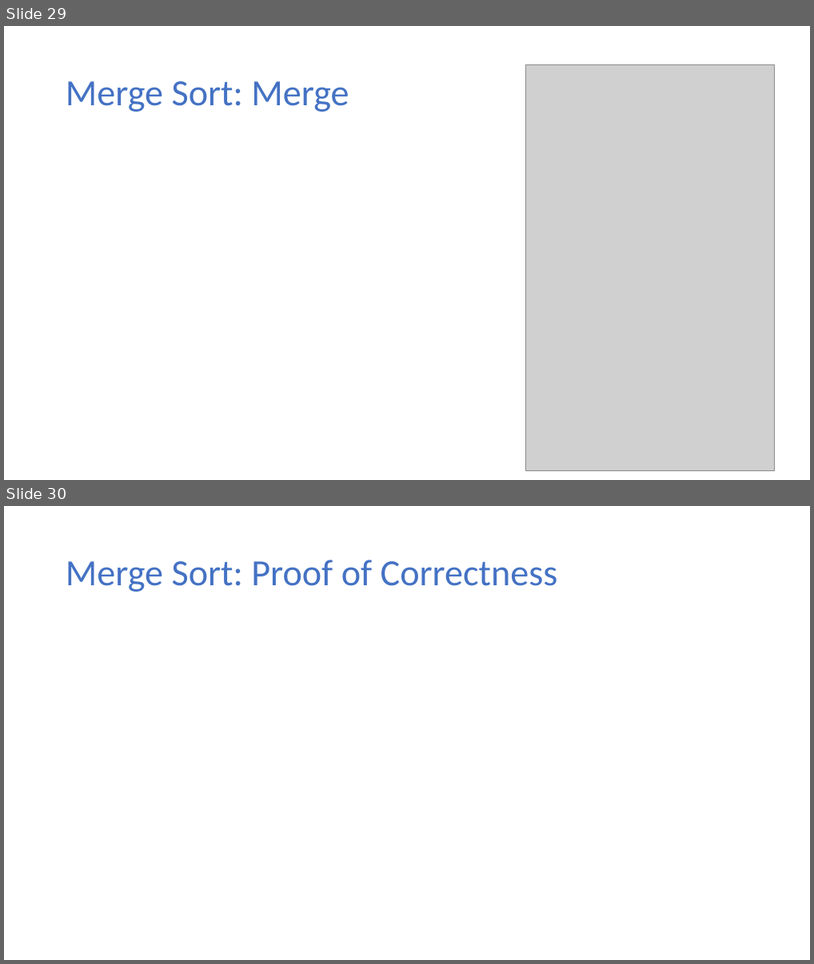
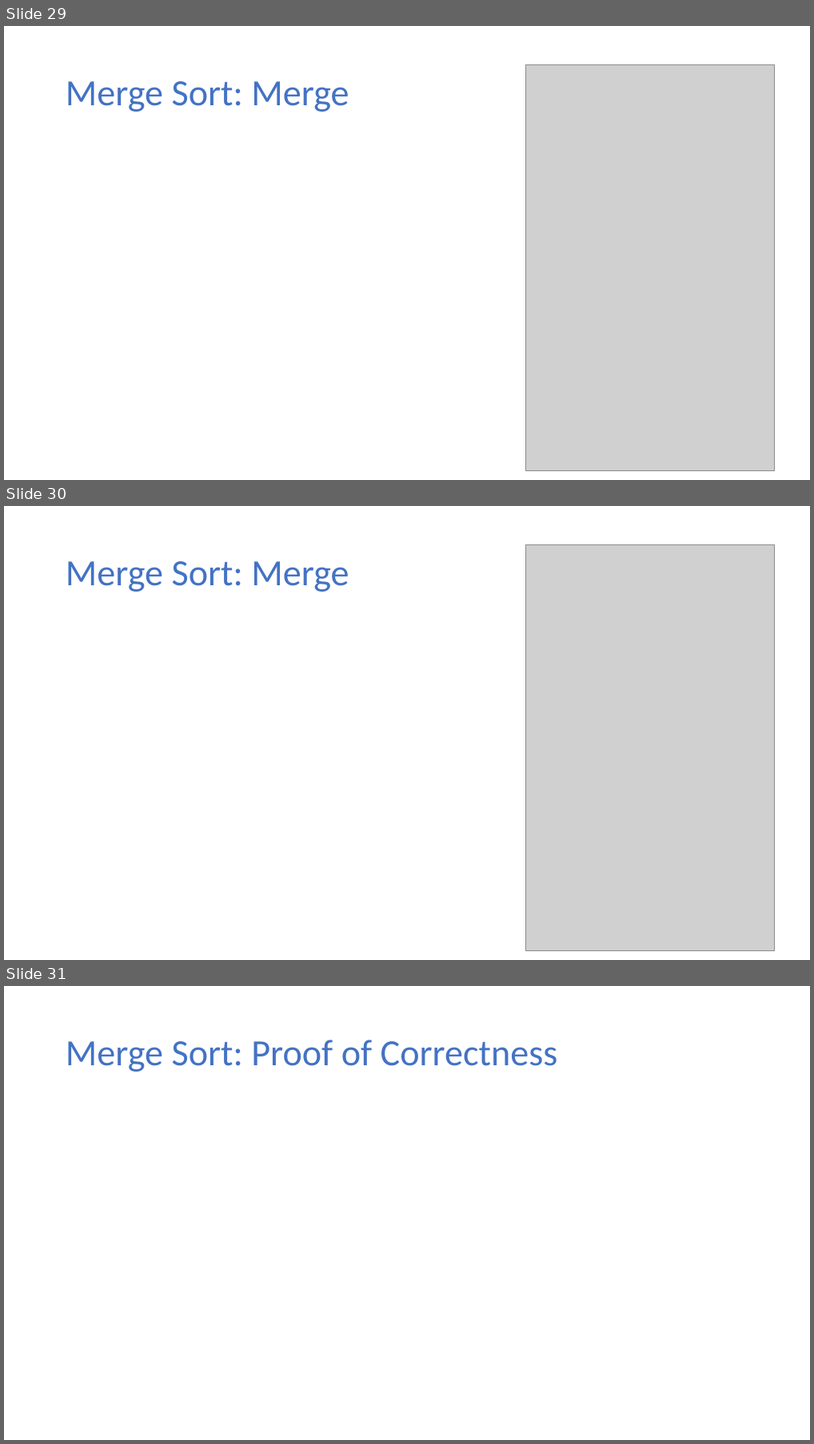
Before and after one commit to ekkapotc/EA, a slide deck: Lectures/Lecture 5.pptx. Shown one above the other, each under a label of ours: slides 29 and 30 before the commit, slides 29, 30 and 31 after it. The pictures are 814x964 and 814x1444 pixels, drawn with LibreOffice and Linux fonts; fonts in the diff are those of the drawing; grey boxes stand for pictures. Boxes give left, top, right and bottom in pixels: in the first picture for what was removed or moved away, otherwise in the second. Text is boxed around its words. In the diff, an @@ line names an element or a change of style, - is before the commit and + after.

```diff
--- a/Lectures/Lecture 5.pptx
+++ b/Lectures/Lecture 5.pptx
@@ slide 30 added at [4,506,810,960], background #FFFFFF @@
@@ picture added at [526,544,774,950] @@
@@ title added at [66,561,349,592], 44 pt, text #4472C4 @@
+Merge Sort: Merge
@@ what was slide 30 is now slide 31 @@
```
Also in this commit, not shown: 6 slides changed, 1 other file.
